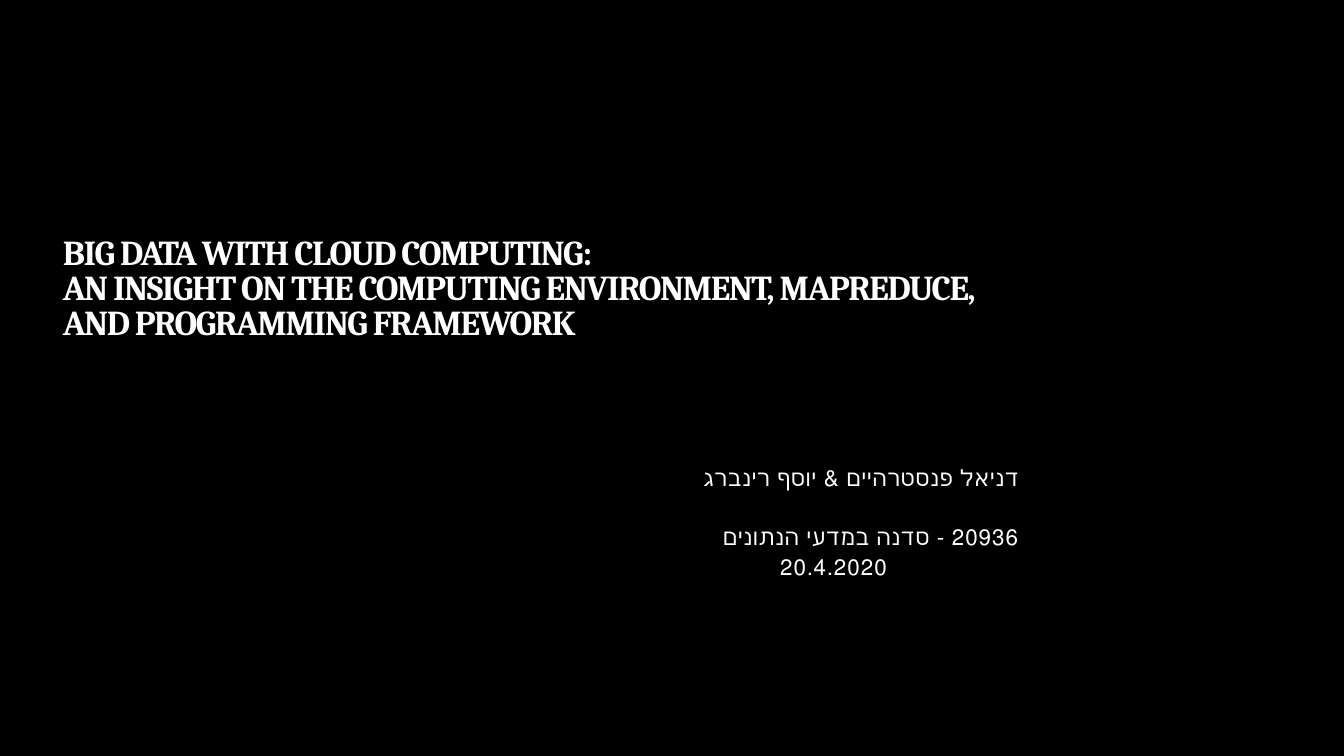
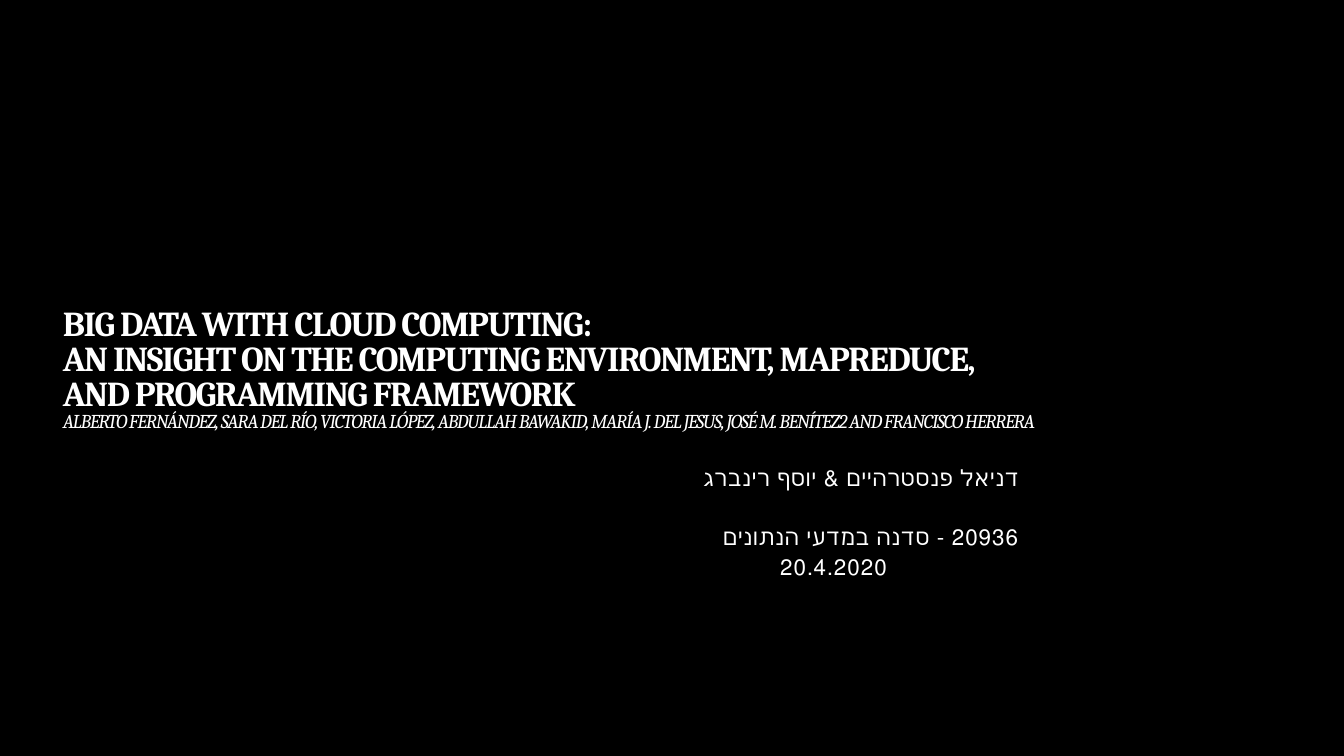
Before and after one commit to fensterheim/OpenUDataScienceProj, a slide deck: slide 1 of Lecture/Big Data with Cloud Computing.pptx. Drawn at 1344x756 pixels with LibreOffice and Linux fonts; fonts in the diff are those of the drawing; background and template pictures are left out. Boxes give left, top, right and bottom in pixels: in the first picture for what was removed or moved away, otherwise in the second. Text is boxed around its words. In the diff, an @@ line names an element or a change of style, - is before the commit and + after.

Commit message:
Added the authors of the article

```diff
--- a/Lecture/Big Data with Cloud Computing.pptx
+++ b/Lecture/Big Data with Cloud Computing.pptx
@@ title at (63,312,1035,432): text changed; size 25 to 14 pt; bold off; italic on @@
-BIG DATA WITH CLOUD COMPUTING:
-AN INSIGHT ON THE COMPUTING ENVIRONMENT, MAPREDUCE, AND PROGRAMMING FRAMEWORK
+BIG DATA WITH CLOUD COMPUTING:
+AN INSIGHT ON THE COMPUTING ENVIRONMENT, MAPREDUCE, AND PROGRAMMING FRAMEWORK
+ALBERTO FERNÁNDEZ, SARA DEL RÍO, VICTORIA LÓPEZ, ABDULLAH BAWAKID, MARÍA J. DEL JESUS, JOSÉ M. BENÍTEZ2 AND FRANCISCO HERRERA
```
